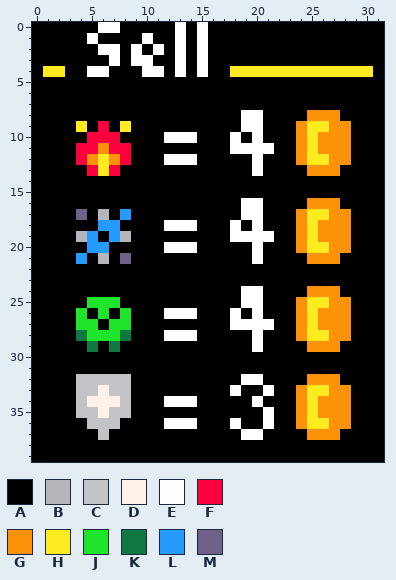
Two versions of one pixel-art sprite, src/images/merchant/Merchant_Sell.png. The first picture shows the starting point.
The file is 32x40 pixels.
Palette (. is transparent): A #000000  B #b5b6bb  C #c2c3c7  D #fff1e8  E #ffffff  F #fb003d  G #fd9209  H #ffeb20  J #1ee42a  K #0f7740  L #259bff  M #70618a
Pixels before, first column x 0:
 0 AAAAAAEEAAAAAEAEAAAAAAAAAAAAAAAA
 1 AAAAAEAAAAEAAEAEAAAAAAAAAAAAAAAA
 2 AAAAAAEEAEAEAEAEAAAAAAAAAAAAAAAA
 3 AAAAAAAEAEEAAEAEAAAAAAAAAAAAAAAA
 4 AHHAAEEAAAEEAEAEAAHHHHHHHHHHHHHA
 5 AAAAAAAAAAAAAAAAAAAAAAAAAAAAAAAA
 6 AAAAAAAAAAAAAAAAAAAAAAAAAAAAAAAA
 7 AAAAAAAAAAAAAAAAAAAAAAAAAAAAAAAA
 8 AAAAAAAAAAAAAAAAAAAEEAAAAGGGAAAA
 9 AAAAHAFAHAAAAAAAAAAEEAAAGHHGGAAA
10 AAAAAFFFAAAAEEEAAAEAEAAAGHGGGAAA
11 AAAAFFGFFAAAAAAAAAEEEEAAGHGGGAAA
12 AAAAFGHGFAAAEEEAAAAAEAAAGHHGGAAA
13 AAAAAFHFAAAAAAAAAAAAEAAAAGGGAAAA
14 AAAAAAAAAAAAAAAAAAAAAAAAAAAAAAAA
15 AAAAAAAAAAAAAAAAAAAAAAAAAAAAAAAA
16 AAAAAAAAAAAAAAAAAAAEEAAAAGGGAAAA
17 AAAAMABALAAAAAAAAAAEEAAAGHHGGAAA
18 AAAAAALLAAAAEEEAAAEAEAAAGHGGGAAA
19 AAAABLALBAAAAAAAAAEEEEAAGHGGGAAA
20 AAAAALLAAAAAEEEAAAAAEAAAGHHGGAAA
21 AAAALABAMAAAAAAAAAAAEAAAAGGGAAAA
22 AAAAAAAAAAAAAAAAAAAAAAAAAAAAAAAA
23 AAAAAAAAAAAAAAAAAAAAAAAAAAAAAAAA
24 AAAAAAAAAAAAAAAAAAAEEAAAAGGGAAAA
25 AAAAAJJJAAAAAAAAAAAEEAAAGHHGGAAA
26 AAAAJAJAJAAAEEEAAAEAEAAAGHGGGAAA
27 AAAAJJAJJAAAAAAAAAEEEEAAGHGGGAAA
28 AAAAKJJJKAAAEEEAAAAAEAAAGHHGGAAA
29 AAAAAKAKAAAAAAAAAAAAEAAAAGGGAAAA
30 AAAAAAAAAAAAAAAAAAAAAAAAAAAAAAAA
31 AAAAAAAAAAAAAAAAAAAAAAAAAAAAAAAA
32 AAAACCCCCAAAAAAAAAAEEAAAAGGGAAAA
33 AAAACCDCCAAAAAAAAAEAAEAAGHHGGAAA
34 AAAACDDDCAAAEEEAAAAAEAAAGHGGGAAA
35 AAAACCDCCAAAAAAAAAAAAEAAGHGGGAAA
36 AAAAACCCAAAAEEEAAAEAAEAAGHHGGAAA
37 AAAAAACAAAAAAAAAAAAEEAAAAGGGAAAA
38 AAAAAAAAAAAAAAAAAAAAAAAAAAAAAAAA
39 AAAAAAAAAAAAAAAAAAAAAAAAAAAAAAAA
New version:
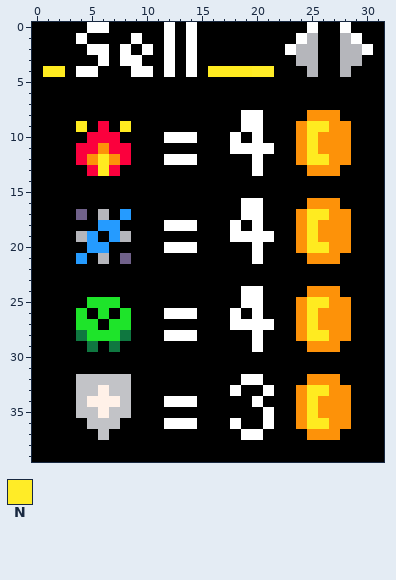
Colours new in this view: N #ffec27
Difference:
{"y":0,"x":5,"old":"A","new":"E"}
{"y":0,"x":7,"old":"E","new":"A"}
{"y":0,"x":12,"old":"AEAE","new":"EAEA"}
{"y":0,"x":25,"old":"A","new":"E"}
{"y":0,"x":28,"old":"A","new":"E"}
{"y":1,"x":4,"old":"AE","new":"EA"}
{"y":1,"x":9,"old":"AE","new":"EA"}
{"y":1,"x":12,"old":"AEAE","new":"EAEA"}
{"y":1,"x":24,"old":"AA","new":"EB"}
{"y":1,"x":28,"old":"AA","new":"BE"}
{"y":2,"x":5,"old":"A","new":"E"}
{"y":2,"x":7,"old":"EAEAEAEAE","new":"AEAEAEAEA"}
{"y":2,"x":23,"old":"AAA","new":"EBB"}
{"y":2,"x":28,"old":"AAA","new":"BBE"}
{"y":3,"x":6,"old":"AEA","new":"EAE"}
{"y":3,"x":10,"old":"E","new":"A"}
{"y":3,"x":12,"old":"AEAE","new":"EAEA"}
{"y":3,"x":24,"old":"AA","new":"BB"}
{"y":3,"x":28,"old":"AA","new":"BB"}
{"y":4,"x":4,"old":"A","new":"E"}
{"y":4,"x":6,"old":"E","new":"A"}
{"y":4,"x":9,"old":"A","new":"E"}
{"y":4,"x":11,"old":"EAEAEAA","new":"AEAEAHH"}
{"y":4,"x":20,"old":"HHHHHHHHHHH","new":"NNAAABAABAA"}
